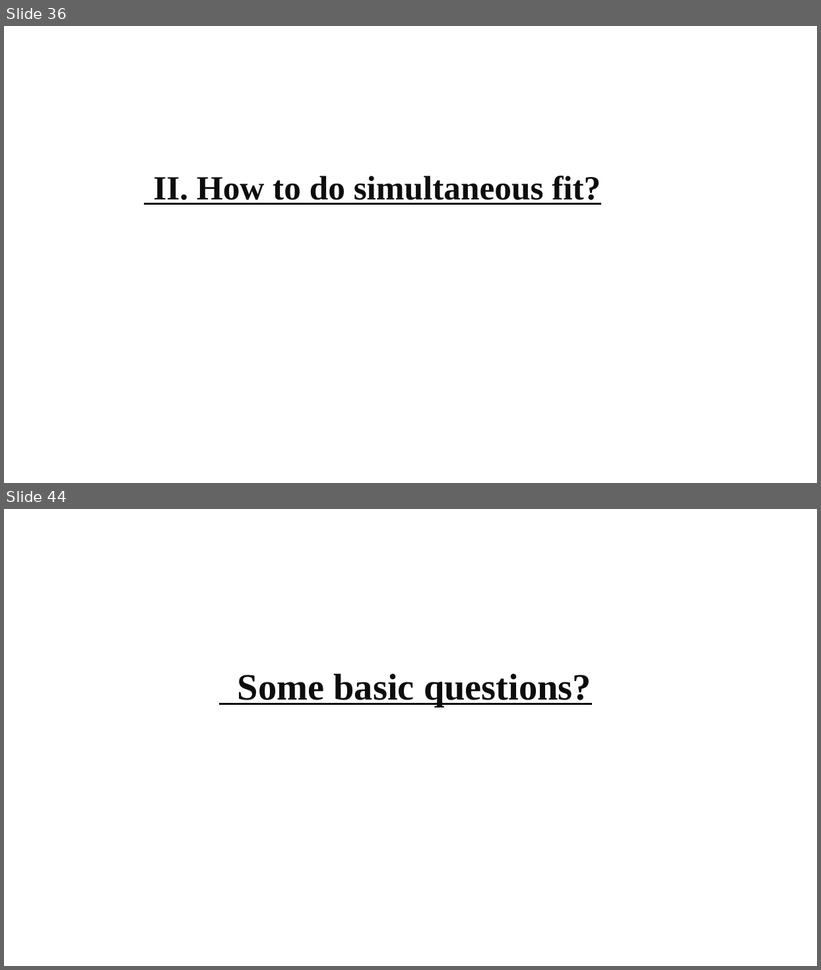
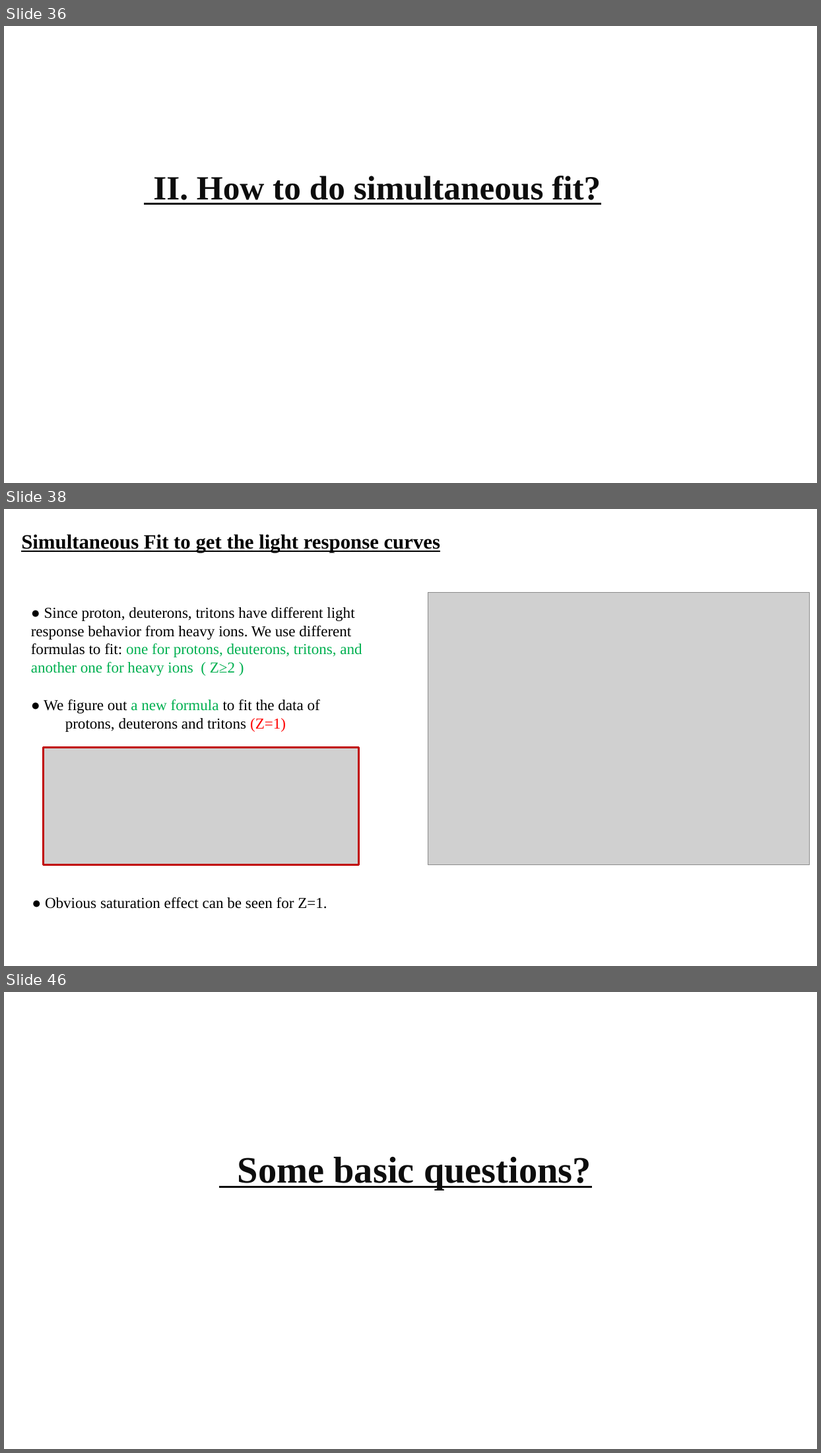
Before and after one commit to gfh16/StudyNotes, a slide deck: 2018Oct-Tutorial_HiRACsICalibrations.pptx. Shown one above the other, each under a label of ours: slides 36 and 44 before the commit, slides 36, 38 and 46 after it; the slides between them are not shown. The pictures are 821x970 and 821x1453 pixels, drawn with LibreOffice and Linux fonts; fonts in the diff are those of the drawing; grey boxes stand for pictures. Boxes give left, top, right and bottom in pixels: in the first picture for what was removed or moved away, otherwise in the second. Text is boxed around its words. In the diff, an @@ line names an element or a change of style, - is before the commit and + after.

```diff
--- a/2018Oct-Tutorial_HiRACsICalibrations.pptx
+++ b/2018Oct-Tutorial_HiRACsICalibrations.pptx
@@ slide 38 added at box(4, 509, 817, 966), background #FFFFFF @@
@@ text added at box(21, 534, 440, 553), 24 pt, text #000000, bold, underline @@
+Simultaneous Fit to get the light response curves
@@ text added at box(31, 607, 362, 676), 18 pt, text #000000 @@
+● Since proton, deuterons, tritons have different light response behavior from heavy ions. We use different
+formulas to fit: one for protons, deuterons, tritons, and
+another one for heavy ions ( Z≥2 )
@@ picture added at box(428, 593, 810, 865) @@
@@ text added at box(44, 699, 320, 732), 18 pt, text #000000 @@
+● We figure out a new formula to fit the data of protons, deuterons and tritons (Z=1)
@@ picture added at box(44, 747, 359, 865) @@
@@ text added at box(45, 897, 327, 909), 18 pt, text #000000 @@
+● Obvious saturation effect can be seen for Z=1.
@@ what was slide 44 is now slide 46 @@
```
Also in this commit, not shown: 2 slides changed, 5 other slides added, 4 slides removed, 1 other file.
